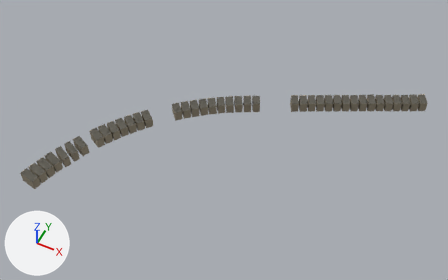
The glTF model web/public/models/landmarks/viadukt_arches.glb as it was, and as the next commit left it.
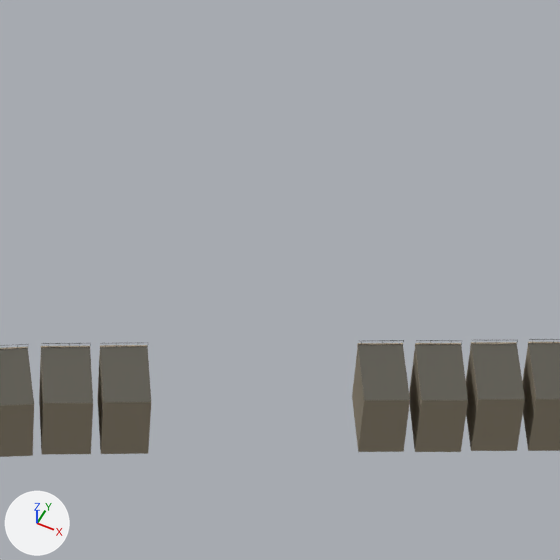
The first picture shows the older version from a 50 mm camera at (210.0, -439.0, 511.0) aimed at (7.0, -34.0, 5.0). The close-ups show the older and then the newer version on the part from 53% to 72% of the width and 16% to 46% of the height of that picture. Only the edits that show in the close-ups are written down. The axes (+X, +Y, +Z) are drawn at lower left. The lights are the same throughout. Where no turn or scale is listed for an object, it has been applied to the vertices. Vertices at exactly the same position are counted once.
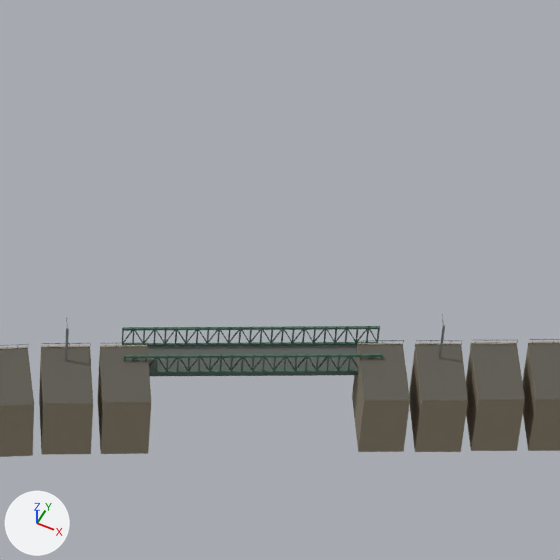
Changed parts and their boxes (x1, y1, x2, y2) in the close-ups (560 x 560 px):
```json
{"object": "Mesh_0", "change": "reshaped", "before": [0, 339, 560, 457], "after": [0, 314, 560, 457]}
{"part": 1, "of": "me_mesh_0", "change": "added", "after": [65, 328, 69, 361]}
{"part": 2, "of": "me_mesh_0", "change": "added", "after": [439, 325, 445, 358]}
{"part": 3, "of": "me_mesh_0", "change": "added", "after": [122, 326, 383, 376]}
{"part": 4, "of": "me_mesh_0", "change": "surface changed", "before": [63, 340, 463, 415], "after": [63, 340, 463, 415]}
```

Scene script edits in JSON lines:
```json
{"block": "me_mesh_0", "where": "# used by ob_mesh_0; location = (-157.3, 128.4, -2.2)"}
{"op": "remove", "block": "me_mesh_0", "code": "me_mesh_0.from_pydata(...)  # 5304 vertices, 6940 faces; spans x 0.0..349.0, y -306.0..0.0, z 0.0..15.0"}
{"op": "add", "block": "me_mesh_0", "code": "me_mesh_0.from_pydata(...)  # 7000 vertices, 9354 faces; spans x 0.0..349.0, y -306.0..0.0, z 0.0..21.0"}
{"block": "me_mesh_0", "change": "me_mesh_0 part 1: the loose piece of 8 vertices spanning x 161.0, y -94.0, z 13.0..14.0 is copied, and the copy is scaled about its middle by (5.33, 5.67, 6.87), then moved by (1.0, -3.0, 3.0); it spans x 162.0, y -97.0, z 13.0..20.0"}
{"block": "me_mesh_0", "change": "me_mesh_0 part 2: the loose piece of 8 vertices spanning x 218.0, y -65.0, z 13.0..14.0 is copied, and the copy is scaled about its middle by (8, 8, 6.98), then moved by (1.0, -3.0, 3.0); it spans x 219.0, y -68.0..-67.0, z 13.0..20.0"}
{"block": "me_mesh_0", "change": "me_mesh_0 part 3: 640 vertices added at x 167.0..210.0, y -93.0..-66.0, z 9.0..14.0"}
{"block": "me_mesh_0", "change": "me_mesh_0 part 4: 625 kept faces spanning x 0.0..349.0, y -306.0..0.0, z 0.0..15.0 get new texture (UV) coordinates"}
{"block": "me_mesh_0", "change": "other edits to the shape of me_mesh_0 do not show in these pictures"}
```
